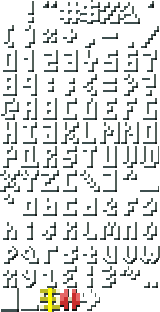
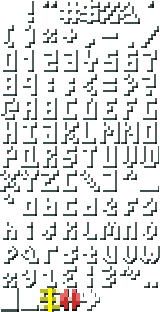
Layers edited between the first and the second (160, 312) image:
painted on "Layer #1" over [3, 224, 153, 284]
